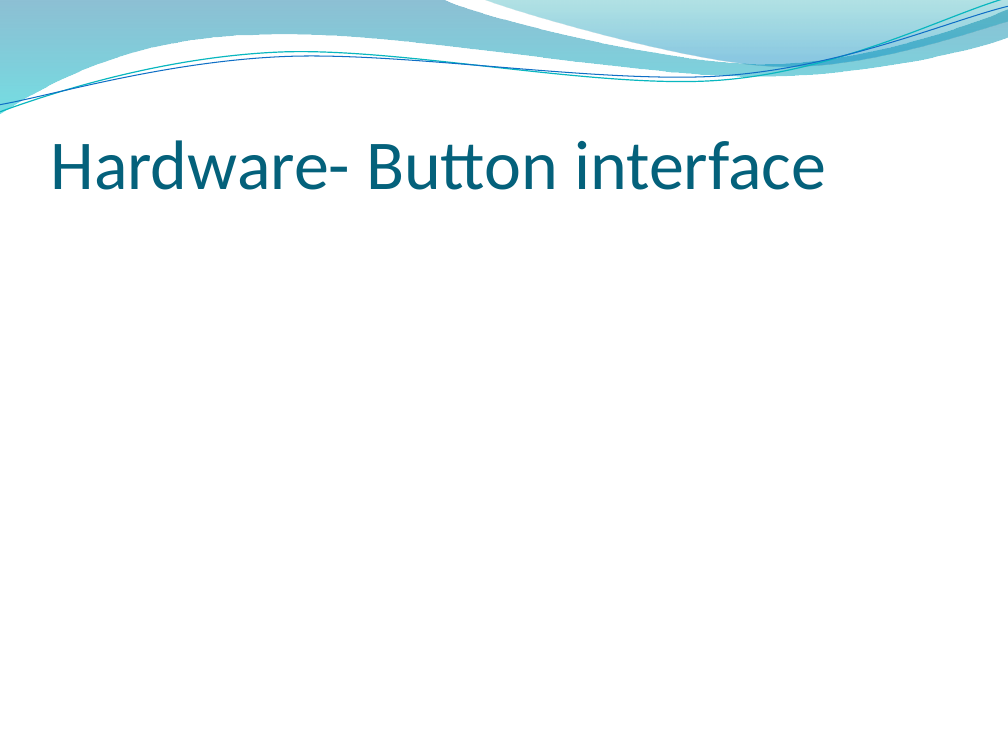
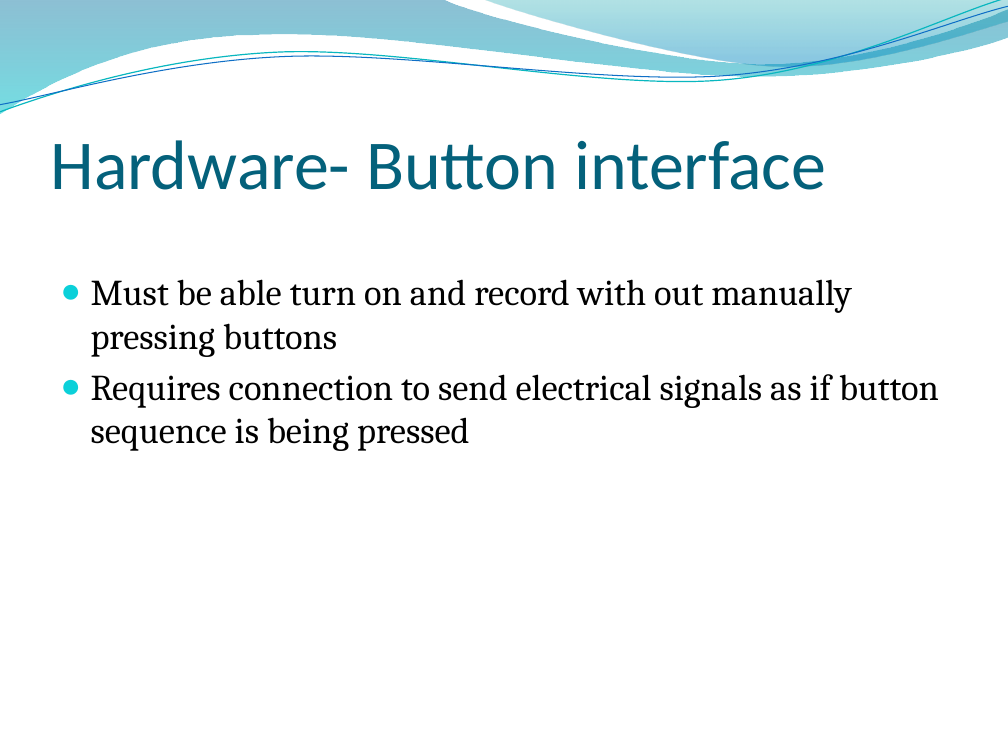
Before and after one commit to chelseathroop/UUVCapstone, a slide deck: slide 7 of CapstoneAssignments/CapstoneProposal.pptx. Drawn at 1008x756 pixels with LibreOffice and Linux fonts; fonts in the diff are those of the drawing; background and template pictures are left out. Boxes give left, top, right and bottom in pixels: in the first picture for what was removed or moved away, otherwise in the second. Text is boxed around its words. In the diff, an @@ line names an element or a change of style, - is before the commit and + after.

Commit message:
Added button interface slide

```diff
--- a/CapstoneAssignments/CapstoneProposal.pptx
+++ b/CapstoneAssignments/CapstoneProposal.pptx
@@ text added at <box>91,279,939,451</box>, 26 pt, text #000000 @@
+● Must be able turn on and record with out manually pressing buttons
+● Requires connection to send electrical signals as if button sequence is being pressed
```
